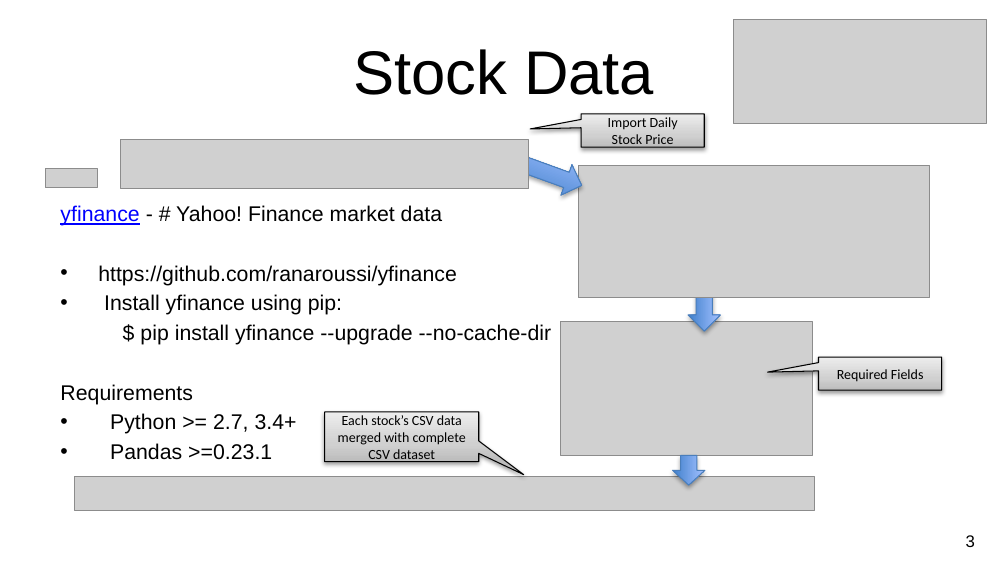
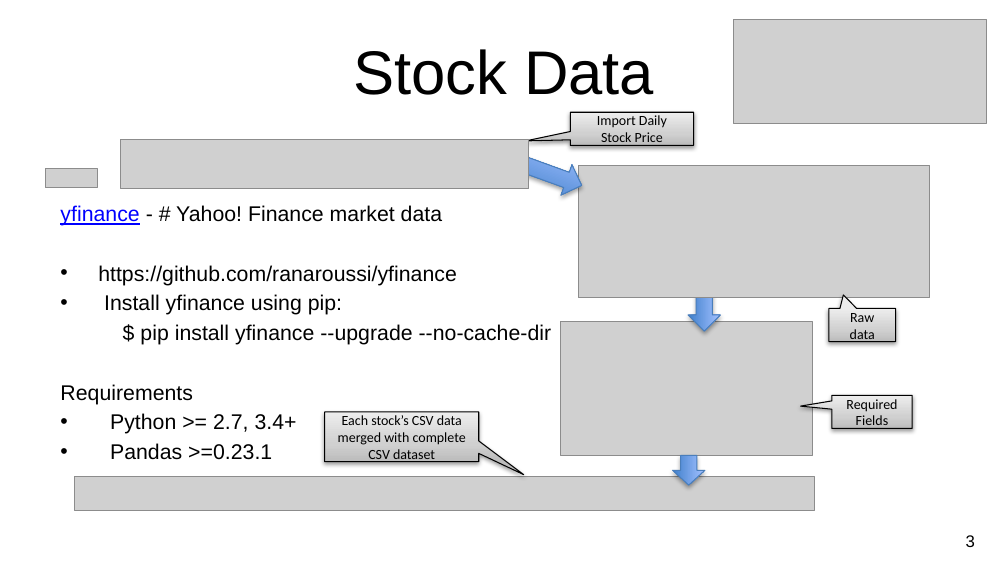
Before and after one commit to CCC-GH/Stocks-ETL-Project, a slide deck: slide 4 of NU-Project2_Stocks.pptx. Drawn at 1008x567 pixels with LibreOffice and Linux fonts; fonts in the diff are those of the drawing; grey boxes stand for pictures; background and template pictures are left out. Boxes give left, top, right and bottom in pixels: in the first picture for what was removed or moved away, otherwise in the second. Text is boxed around its words. In the diff, an @@ line names an element or a change of style, - is before the commit and + after.

```diff
--- a/NU-Project2_Stocks.pptx
+++ b/NU-Project2_Stocks.pptx
@@ speech box "Import Daily Stock Price": place and size @@
-speech box "Import Daily Stock Price" at [581, 114, 704, 147]
+speech box "Import Daily Stock Price" at [571, 112, 694, 145]
@@ speech box "Import Daily Stock Price" at [571, 112, 694, 145]: proportions changed @@
@@ speech box added at [829, 308, 895, 342], fill gradient #BDBDBD to #D1D1D1 to #EEEEEE, outline #000000 0.75 pt, 10 pt, text #000000 @@
+Raw data
@@ speech box "Required Fields" at [832, 395, 912, 428]: proportions changed @@
@@ speech box "Required Fields": place and size @@
-speech box "Required Fields" at [818, 357, 941, 390]
+speech box "Required Fields" at [832, 395, 912, 428]
```
Also in this commit, not shown: 2 other slides changed.
